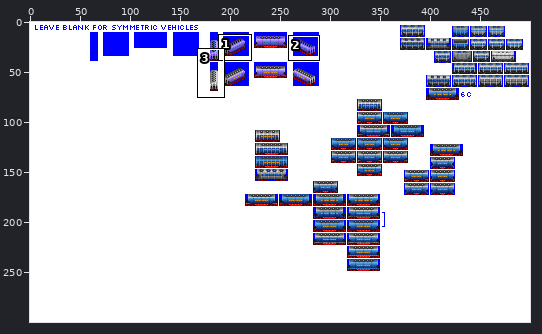
A sprite sheet gets an edit: src/graphics/pony/covered_hopper_car_pony_gen_6C.png. The first picture is a wide view before the edit; the outline marks the close-up.
Close-up. The starting point:
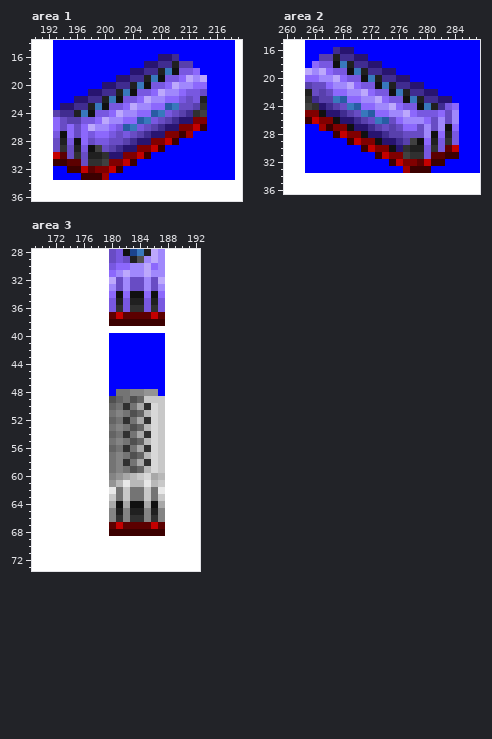
The file is 500x300 pixels. Shown: area 1: x 190..219, y 14..36; area 2: x 260..287, y 15..36; area 3: x 169..192, y 28..73. The commit also changed other parts of the picture, which this record leaves out.
The result:
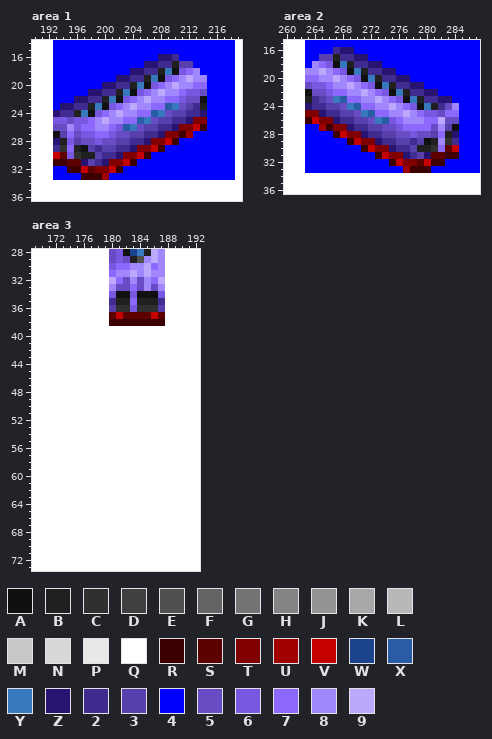
Palette (. is transparent): A #101010  B #202020  C #303030  D #404040  E #505050  F #646464  G #747474  H #848484  J #949494  K #a8a8a8  L #b8b8b8  M #c8c8c8  N #d8d8d8  P #e8e8e8  Q #ffffff  R #3c0000  S #5c0000  T #800000  U #a00000  V #c40000  W #1c448c  X #285ca4  Y #3878bc  Z #281470  2 #402c90  3 #5840ac  4 #0000ff  5 #684cc4  6 #7858e0  7 #8c68fc  8 #a088fc  9 #bca8fc
Diff:
Changed rows in their new state; - is an unchanged pixel.
Area 1:
first column x 193:
18 -------------------78-
19 -----------------78--8
20 ---------------78-----
21 -------------78-------
22 -----------78-------5A
23 ---------78--------32B
24 Z------78-------53--2Z
25 6656-78-------53--2---
26 5-86-7------53--2-----
27 A3--6-----53--2-------
28 Z--35--5-3--2---------
29 2-7-A323--2-----------
30 --6-B-322-------------
31 ----Z32Z--------------
Area 2:
first column x 263:
18 -87-------------------
19 8--87-----------------
20 -----87---------------
21 566----87-------------
22 A-56-----87-----------
23 B--5-------87---------
24 Z223---------87-----58
25 --Z223---------87--577
26 ----Z223----6-----79-5
27 ------Z223--56--77--3A
28 --------Z223-5-6-53--Z
29 ----------Z223-23A-8-2
30 ------------Z223-B-7--
31 --------------Z23Z----
Area 3:
first column x 180:
31 --89----
32 -758--7-
33 --57----
34 6-A6-A-6
35 2-B7-B-2
36 3-C6-C-3
first column x 180:
40 QQQQQQQQ
41 QQQQQQQQ
42 QQQQQQQQ
43 QQQQQQQQ
44 QQQQQQQQ
45 QQQQQQQQ
46 QQQQQQQQ
47 QQQQQQQQ
48 QQQQQQQQ
49 QQQQQQQQ
50 QQQQQQQQ
51 QQQQQQQQ
52 QQQQQQQQ
53 QQQQQQQQ
54 QQQQQQQQ
55 QQQQQQQQ
56 QQQQQQQQ
57 QQQQQQQQ
58 QQQQQQQQ
59 QQQQQQQQ
60 QQQQQQQQ
61 QQQQQQQQ
62 QQQQQQQQ
63 QQQQQQQQ
64 QQQQQQQQ
65 QQQQQQQQ
66 QQQQQQQQ
67 QQQQQQQQ
68 QQQQQQQQ
Pixel boxes of the changes (left, top, right, bottom) in both close-ups:
changed: (53, 68, 207, 166)
changed: (305, 61, 459, 159)
changed: (109, 270, 165, 312)
changed: (109, 333, 165, 536)
